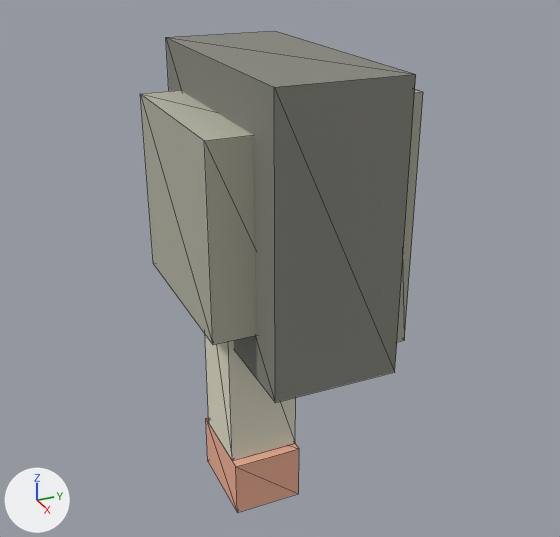
One commit to the glTF model MinecraftDungeonGodot/assets/minecraft_character_generator/turrets/mortar.glb: the scene before it, then after it.
Both versions are drawn from a 50 mm lens placed at (3.21, -1.11, 0.77), pointed at (-0.07, 0.37, -0.87). Lighting does not change. The marker at lower left points along +X, +Y and +Z. The older version comes first. Both versions are drawn at frame 3 of the action 'Fire'; the numbers are the values there. Mesh edges are drawn as thin lines. Vertices at exactly the same position are counted once.

The scene before the commit, as lines of its bpy script (objects in view):
```python
me_cube = bpy.data.meshes.new('Cube')
me_cube.from_pydata(...)  # a box spanning x -0.9..0.9, y -0.4..0.4, z -0.9..0.9
me_cube.materials.append(mat_mat__3d3d35)  # grey #86867e
me_cube_001 = bpy.data.meshes.new('Cube.001')
me_cube_001.from_pydata(...)  # a box spanning x -0.77..0.77, y -0.08..0.08, z -0.77..0.77
me_cube_001.materials.append(mat_mat__74745d)  # grey #b4b4a3
me_cube_002 = bpy.data.meshes.new('Cube.002')
me_cube_002.from_pydata(...)  # a box spanning x -0.625..0.625, y -0.25..0.25, z -0.6..0.6
me_cube_002.materials.append(mat_mat__74745d)  # grey #b4b4a3
me_cube_004 = bpy.data.meshes.new('Cube.004')
me_cube_004.from_pydata(...)  # a box spanning x -0.24..0.24, y -0.24..0.24, z -0.8..0.8
me_cube_004.materials.append(mat_mat__c7c39b)  # pale yellow #e5e3cd
me_cube_005 = bpy.data.meshes.new('Cube.005')
me_cube_005.from_pydata(...)  # a box spanning x -0.31..0.31, y -0.24..0.24, z -0.2..0.2
me_cube_005.materials.append(mat_mat__df704d)  # beige #f0b195
ob_barrel = bpy.data.objects.new('barrel', me_cube_004)
ob_barrel.parent = ob_recoiljoint
ob_barrel.location = (0.0, 0.0, -0.98)
ob_base = bpy.data.objects.new('base', me_cube)
ob_base.parent = ob_turretroot
ob_base.location = (0.0, 0.42, 0.0)
ob_base_trim = bpy.data.objects.new('base_trim', me_cube_001)
ob_base_trim.parent = ob_turretroot
ob_base_trim.location = (0.0, 0.88, 0.0)
ob_head = bpy.data.objects.new('head', me_cube_002)
ob_head.parent = ob_yawjoint
ob_head.location = (0.0, 0.0, 0.0)
ob_muzzle = bpy.data.objects.new('muzzle', me_cube_005)
ob_muzzle.parent = ob_recoiljoint
ob_muzzle.location = (0.0, 0.0, -1.98)
ob_recoiljoint = bpy.data.objects.new('RecoilJoint', None)
ob_recoiljoint.parent = ob_pitchjoint
ob_recoiljoint.location = (0.0, 0.224, 0.0)
```
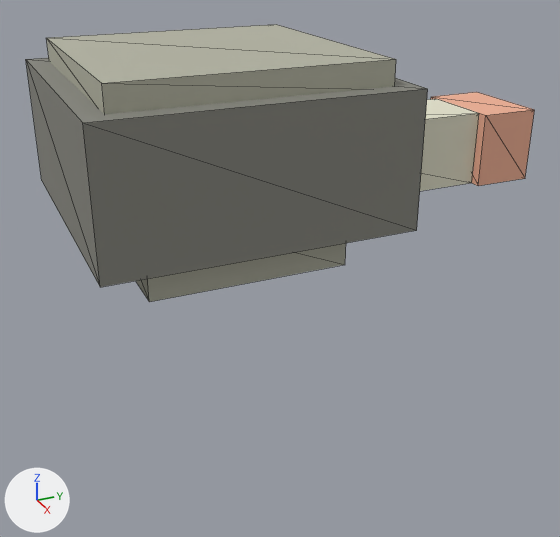
ob_recoiljoint is not drawn itself; it is the parent of ob_barrel, ob_muzzle.

Location of each change, [x1, y1, x2, y2] in pixels of the pictures (560 x 537 px):
'base', moved, rescaled (61% wider, 38% shorter): before [166, 31, 416, 403]; after [26, 58, 428, 287]
'head', rescaled: before [140, 90, 256, 345]; after [136, 243, 346, 302]
'base_trim', moved, rescaled: before [397, 89, 423, 342]; after [46, 24, 396, 114]
'barrel', moved, rescaled: before [205, 335, 296, 461]; after [420, 99, 479, 191]
'muzzle', moved: before [206, 417, 299, 512]; after [431, 92, 534, 186]

Diff of the bpy script that builds the scene:
```diff
--- a/MinecraftDungeonGodot/assets/minecraft_character_generator/turrets/mortar.glb.py
+++ b/MinecraftDungeonGodot/assets/minecraft_character_generator/turrets/mortar.glb.py
@@ me_cube @@
 # used by ob_base; parent = ob_turretroot; location = (0.0, 0.42, 0.0)
-me_cube.from_pydata(...)  # 8 vertices, 12 faces; spans x -0.9..0.9, y -0.4..0.4, z -0.9..0.9
+me_cube.from_pydata(...)  # 8 vertices, 12 faces; spans x -0.9..0.9, y -0.9..0.9, z -0.4..0.4
+# me_cube part 1: the whole mesh is scaled about its middle by (1, 2.25, 0.444)
 me_cube.materials.append(mat_mat__3d3d35)
@@ me_cube_001 @@
 # used by ob_base_trim; parent = ob_turretroot; location = (0.0, 0.88, 0.0)
-me_cube_001.from_pydata(...)  # 8 vertices, 12 faces; spans x -0.77..0.77, y -0.08..0.08, z -0.77..0.77
+me_cube_001.from_pydata(...)  # 8 vertices, 12 faces; spans x -0.77..0.77, y -0.77..0.77, z -0.08..0.08
+# me_cube_001 part 2: the whole mesh is scaled about its middle by (1, 9.69, 0.103)
 me_cube_001.materials.append(mat_mat__74745d)
@@ me_cube_002 @@
 # used by ob_head; parent = ob_yawjoint; location = (0.0, 0.0, 0.0)
-me_cube_002.from_pydata(...)  # 8 vertices, 12 faces; spans x -0.625..0.625, y -0.25..0.25, z -0.6..0.6
+me_cube_002.from_pydata(...)  # 8 vertices, 12 faces; spans x -0.625..0.625, y -0.6..0.6, z -0.25..0.25
+# me_cube_002 part 3: the whole mesh is scaled about its middle by (1, 2.4, 0.417)
 me_cube_002.materials.append(mat_mat__74745d)
@@ me_cube_004 @@
 # used by ob_barrel; parent = ob_recoiljoint; location = (0.0, 0.0, -0.98)
-me_cube_004.from_pydata(...)  # 8 vertices, 12 faces; spans x -0.24..0.24, y -0.24..0.24, z -0.8..0.8
+me_cube_004.from_pydata(...)  # 8 vertices, 12 faces; spans x -0.24..0.24, y -0.8..0.8, z -0.24..0.24
+# me_cube_004 part 4: the whole mesh is scaled about its middle by (1, 3.33, 0.3)
 me_cube_004.materials.append(mat_mat__c7c39b)
@@ ob_base @@
 ob_base.parent = ob_turretroot
-ob_base.location = (0.0, 0.42, 0.0)
+ob_base.location = (0.0, 0.0, 0.42)
@@ ob_base_trim @@
 ob_base_trim.parent = ob_turretroot
-ob_base_trim.location = (0.0, 0.88, 0.0)
+ob_base_trim.location = (0.0, 0.0, 0.88)
@@ ob_recoiljoint @@
 ob_recoiljoint.parent = ob_pitchjoint
-ob_recoiljoint.location = (0.0, 0.224, 0.0)
+ob_recoiljoint.location = (0.0, 0.0, 0.224)
@@ ob_barrel @@
 ob_barrel.parent = ob_recoiljoint
-ob_barrel.location = (0.0, 0.0, -0.98)
+ob_barrel.location = (0.0, 0.98, 0.0)
@@ ob_muzzle @@
 ob_muzzle.parent = ob_recoiljoint
-ob_muzzle.location = (0.0, 0.0, -1.98)
+ob_muzzle.location = (0.0, 1.98, 0.0)
```
